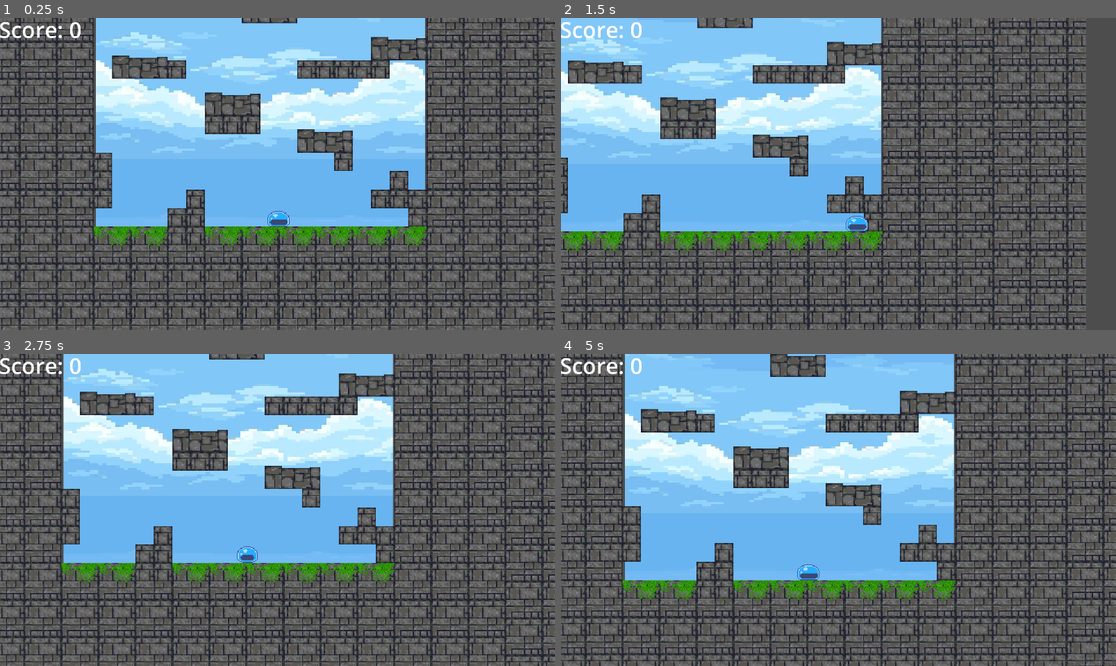
Above: before the commit, frames 1-4 (two rows, left to right).
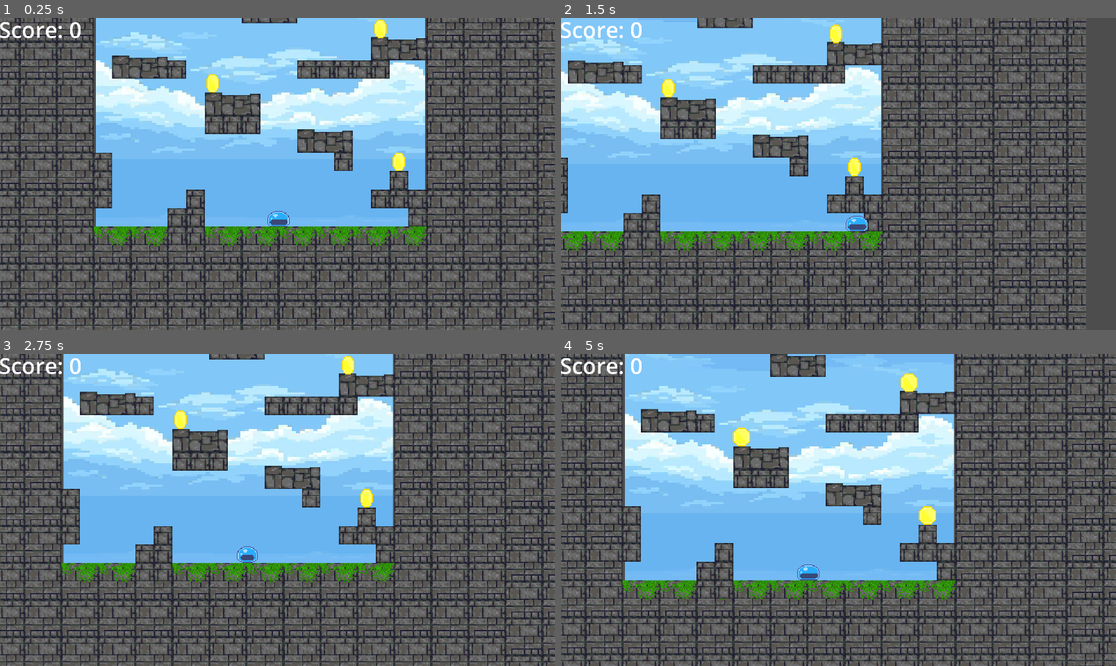
Above: after the commit, the same moments.

Repository: SequoyahGeber/Game-Godot
Game: Godot game, scene res://game.tscn
The game is run twice, just before and just after one commit, with the same random seed, the same clock (stepped at 60 frames per second) and the same inputs.
Inputs:
- Up to frame 1 (0.25 s): no input
- Up to frame 2 (1.5 s): tap Enter (ui_accept) at 0.5, 0.77 s; hold D (move_right) from 0.53 s (still down)
- Up to frame 3 (2.75 s): tap Enter (ui_accept) at 1.52 s; release D (move_right) at 2.03 s; hold A (move_left) from 2.03 s (still down)
- Up to frame 4 (5 s): release A (move_left) at 2.78 s; hold D (move_right) 2.78-4.28 s; tap Enter (ui_accept) at 3.02, 3.77, 4.52 s; hold A (move_left) from 4.28 s (still down)

The runs differ from the first frame. In frame 1, 0.4% of the frame differs, in the area x 37-74%, y 0-49%; in frame 2, 0.4%; in frame 3, 0.4%; in frame 4, 0.5%, in the area x 30-68%, y 6-55%.

Commit message:
Add coin nodes to game scene and update HUD references

Diff:
--- a/game.tscn
+++ b/game.tscn
@@ -1,9 +1,10 @@
-[gd_scene load_steps=7 format=4 uid="uid://buawfitytxpo1"]
+[gd_scene load_steps=8 format=4 uid="uid://buawfitytxpo1"]
 
 [ext_resource type="Texture2D" uid="uid://dd88g5nxhy7y2" path="res://assets/sky.png" id="1_7jktm"]
 [ext_resource type="PackedScene" uid="uid://dxl1eprfekarv" path="res://player.tscn" id="1_80nbo"]
+[ext_resource type="PackedScene" uid="uid://dqpjgr1fq5t1x" path="res://coin.tscn" id="3_feb5d"]
 [ext_resource type="Texture2D" uid="uid://da6oxv3a7wewe" path="res://assets/tileset4.png" id="5_eow3j"]
-[ext_resource type="PackedScene" uid="uid://dw40qxp2secxi" path="res://HUD.tscn" id="6_ryrav"]
+[ext_resource type="PackedScene" uid="uid://bwy0ui716ti83" path="res://Hud.tscn" id="6_ryrav"]
 
 [sub_resource type="TileSetAtlasSource" id="TileSetAtlasSource_7jktm"]
 texture = ExtResource("5_eow3j")
@@ -78,3 +79,12 @@
 offset = Vector2(0, -45)
 zoom = Vector2(4, 4)
 position_smoothing_enabled = true
+
+[node name="coin" parent="." instance=ExtResource("3_feb5d")]
+position = Vector2(118, -48)
+
+[node name="coin2" parent="." instance=ExtResource("3_feb5d")]
+position = Vector2(-43, -116)
+
+[node name="coin3" parent="." instance=ExtResource("3_feb5d")]
+position = Vector2(102, -163)
--- a/scripts/coin.gd
+++ b/scripts/coin.gd
@@ -14,6 +14,7 @@
 func _on_body_entered(body: PhysicsBody2D):
 	print(self.name + " detected collision with body: " + body.name)
 	GameManager.add_score(1)
+	self.queue_free()
 
 
 func _process(_delta: float) -> void:
Not shown: 1 places in HUD.tscn that only renumber resources
